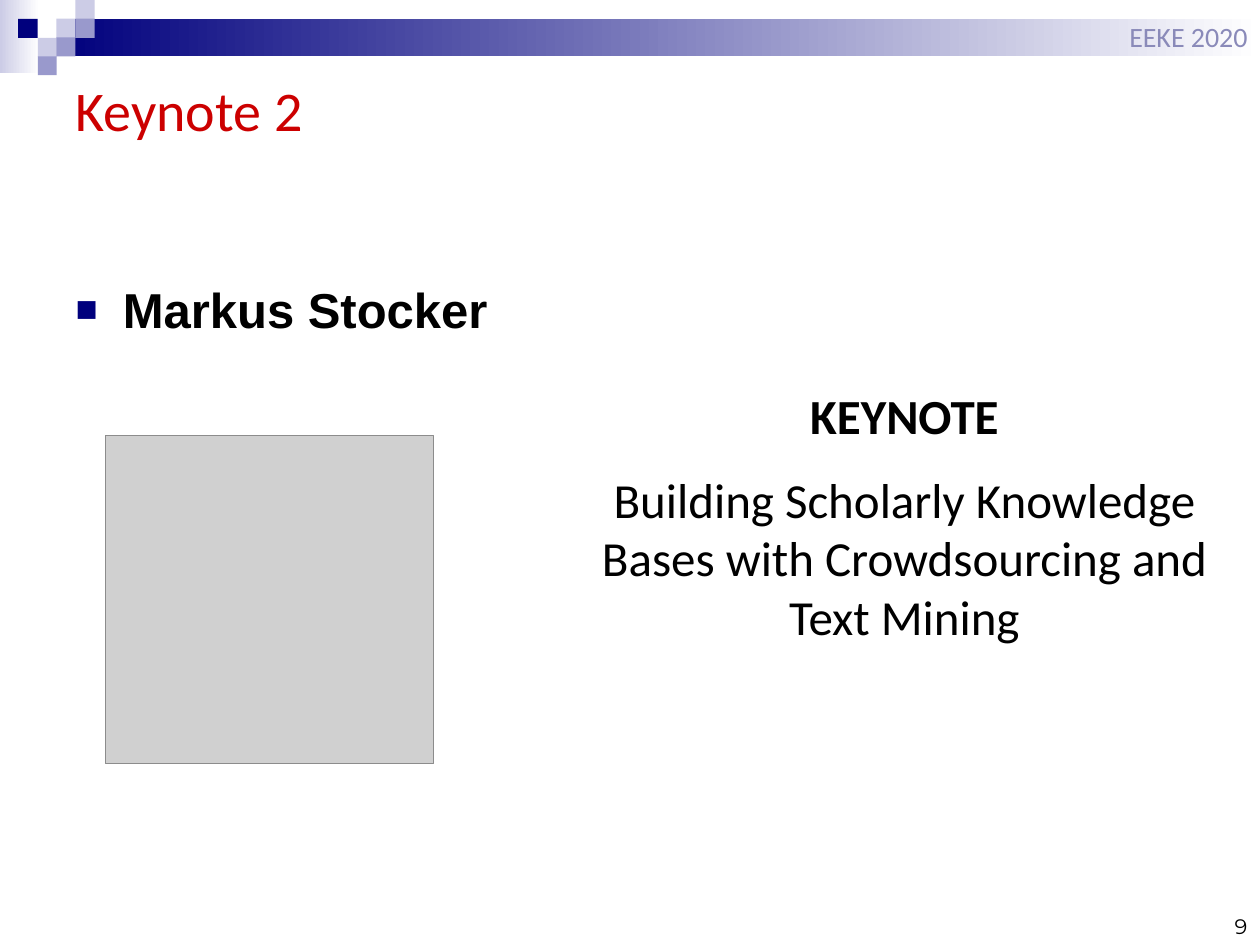
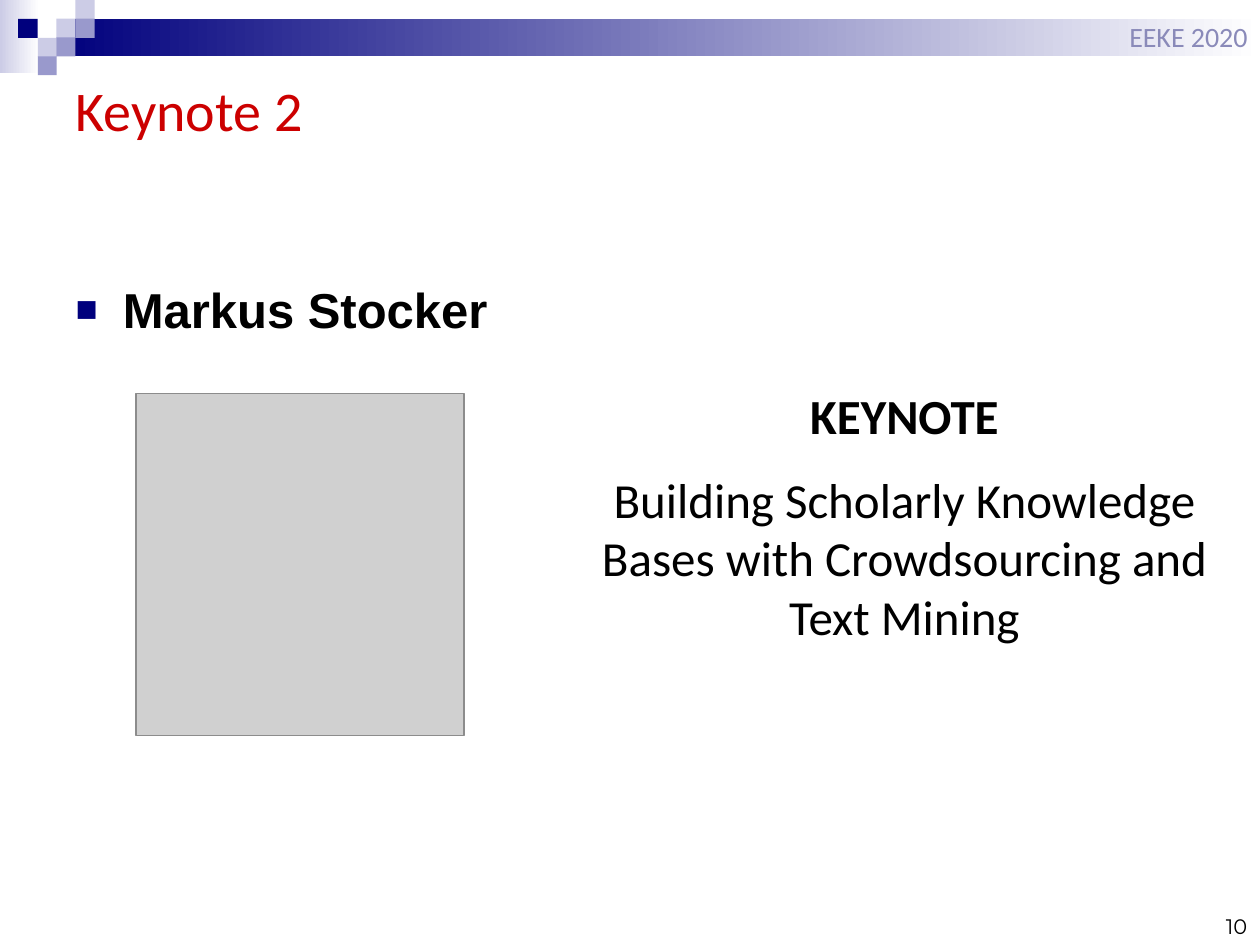
Before and after one commit to EEKE2020/EEKE2020.github.io, a slide deck: slide 10 of slides/eeke2020_intro.pptx (slide 9 before the commit). Drawn at 1260x945 pixels with LibreOffice and Linux fonts; fonts in the diff are those of the drawing; grey boxes stand for pictures. Boxes give left, top, right and bottom in pixels: in the first picture for what was removed or moved away, otherwise in the second. Text is boxed around its words. In the diff, an @@ line names an element or a change of style, - is before the commit and + after.

```diff
--- a/slides/eeke2020_intro.pptx
+++ b/slides/eeke2020_intro.pptx
@@ picture: place and size @@
-picture at [106, 436, 433, 764]
+picture at [136, 393, 464, 736]
@@ page number at [1226, 919, 1247, 934]: text changed @@
-9
+10
```
Also in this commit, not shown: 9 other slides changed, 3 slides added, 2 slides removed.
